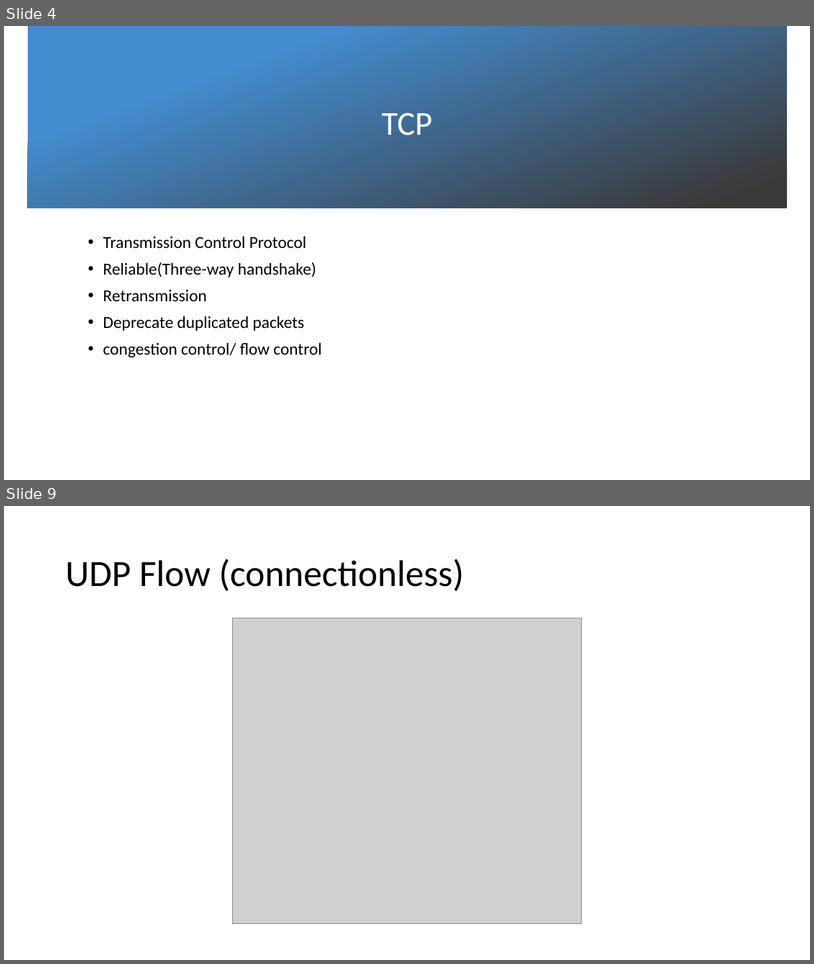
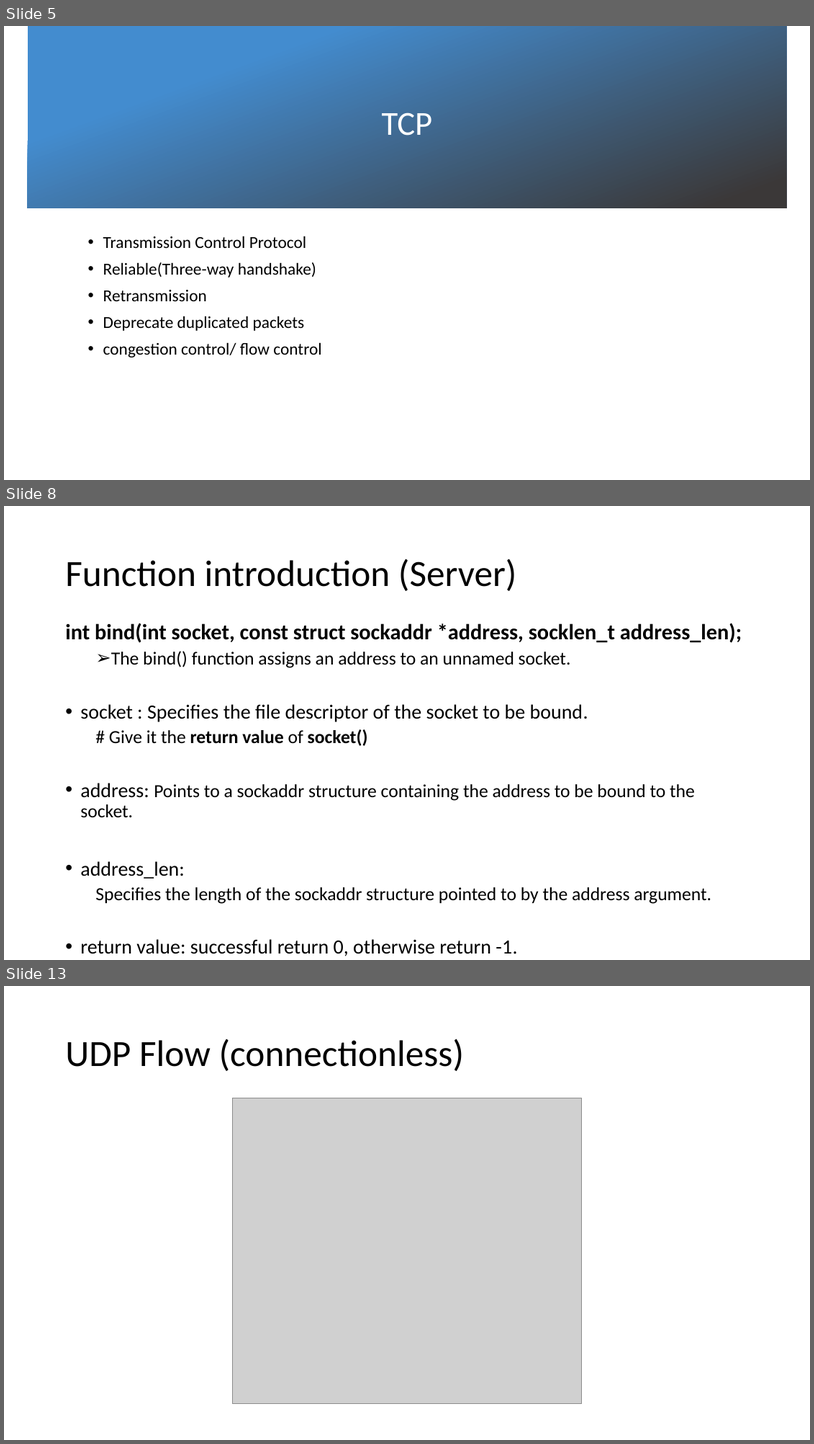
Before and after one commit to hfchen2132131/Network_lab, a slide deck: lab1/Lab 1 Introduction.pptx. Shown one above the other, each under a label of ours: slides 4 and 9 before the commit, slides 5, 8 and 13 after it; the slides between them are not shown. The pictures are 814x964 and 814x1444 pixels, drawn with LibreOffice and Linux fonts; fonts in the diff are those of the drawing; grey boxes stand for pictures; background and template pictures are left out. Boxes give left, top, right and bottom in pixels: in the first picture for what was removed or moved away, otherwise in the second. Text is boxed around its words. In the diff, an @@ line names an element or a change of style, - is before the commit and + after.

```diff
--- a/lab1/Lab 1 Introduction.pptx
+++ b/lab1/Lab 1 Introduction.pptx
@@ slide 8 added at [4,506,810,960], background #FFFFFF @@
@@ title added at [65,559,517,591], 44 pt, text #000000 @@
+Function introduction (Server)
@@ text added at [65,623,742,956], 22 pt, text #000000 @@
+int bind(int socket, const struct sockaddr *address, socklen_t address_len);
+  ➢ The bind() function assigns an address to an unnamed socket.
+• socket : Specifies the file descriptor of the socket to be bound.
+  # Give it the return value of socket()
+• address: Points to a sockaddr structure containing the address to be bound to the socket.
+• address_len:
+  Specifies the length of the sockaddr structure pointed to by the address argument.
+• return value: successful return 0, otherwise return -1.
@@ what was slide 4 is now slide 5 @@
@@ what was slide 9 is now slide 13 @@
```
Also in this commit, not shown: 8 slides changed, 6 other slides added, 2 slides removed, 17 other files.
